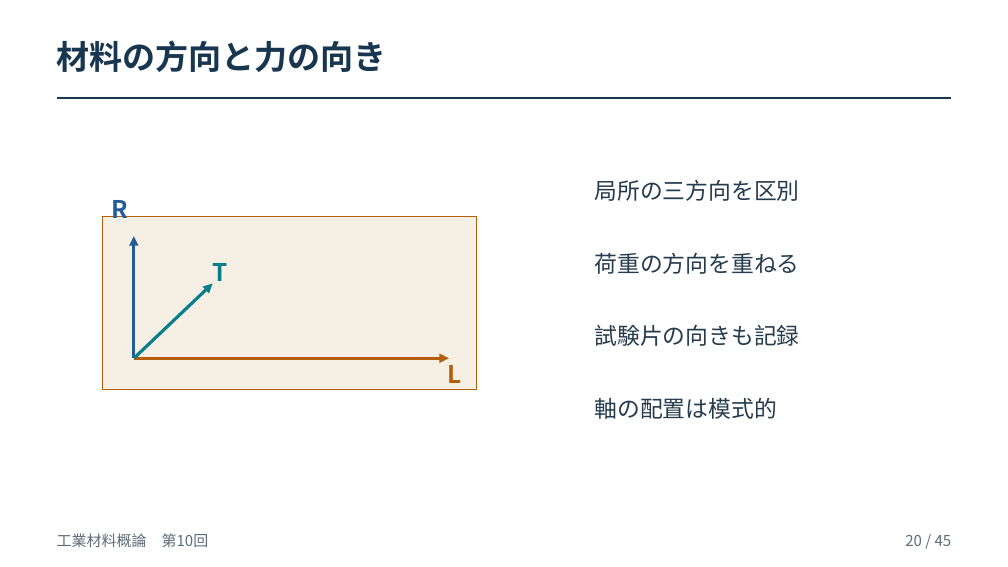
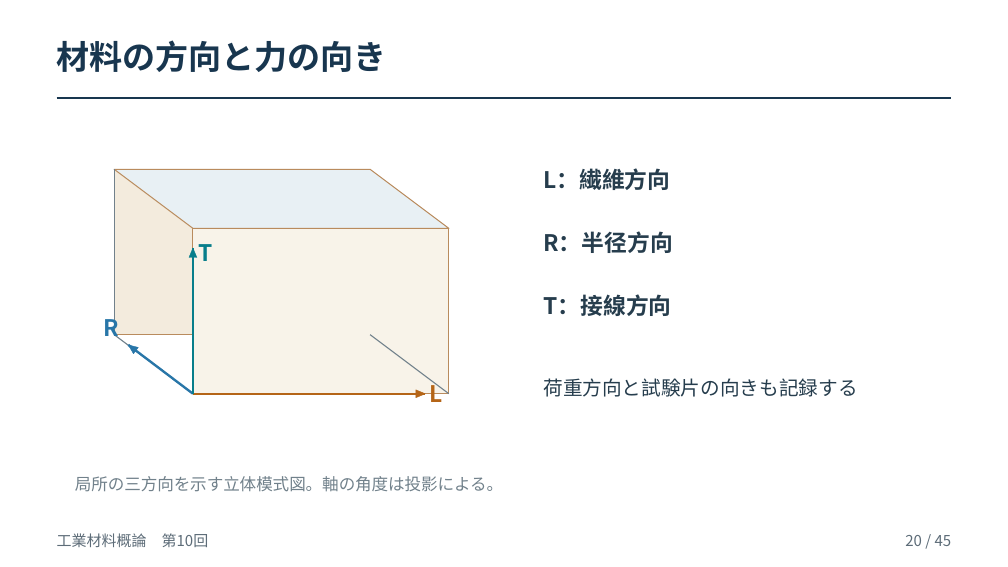
Before and after one commit to zooc-14calbp/industrial-materials-course, a slide deck: slide 20 of 学生用/第10回/10_授業スライド.pptx. Drawn at 1008x567 pixels with LibreOffice and Linux fonts; fonts in the diff are those of the drawing. Boxes give left, top, right and bottom in pixels: in the first picture for what was removed or moved away, otherwise in the second. Text is boxed around its words. In the diff, an @@ line names an element or a change of style, - is before the commit and + after.

```diff
--- a/学生用/第10回/10_授業スライド.pptx
+++ b/学生用/第10回/10_授業スライド.pptx
@@ freeform shape added at [114, 169, 371, 335], fill #F3EBDD, outline #B98B5D 0.98 pt @@
@@ freeform shape added at [114, 169, 449, 228], fill #E8F0F4, outline #B98B5D 0.98 pt @@
@@ freeform shape added at [114, 169, 115, 335], outline #71818B 1.05 pt @@
@@ text added at [543, 168, 670, 190], 21.8 pt, text #263D4D, bold @@
+L：繊維方向
@@ text removed at [595, 180, 800, 201] @@
-局所の三方向を区別
@@ rectangle removed at [102, 216, 476, 389] @@
@@ arrow removed from (134, 358) to (134, 236) @@
@@ freeform shape added at [193, 228, 449, 394], fill #F8F3E9, outline #B98B5D 0.98 pt @@
@@ text "T": place and size @@
-text "T" at [213, 263, 228, 281]
+text "T" at [198, 244, 212, 261]
@@ text "T" at [198, 244, 212, 261]: size 23.2 to 21.8 pt @@
@@ text added at [543, 231, 673, 253], 21.8 pt, text #263D4D, bold @@
+R：半径方向
@@ freeform shape added at [189, 248, 197, 257], fill #087E8B, outline #087E8B 0.38 pt @@
@@ freeform shape added at [193, 248, 194, 394], outline #087E8B 2.25 pt @@
@@ text removed at [595, 253, 800, 274] @@
-荷重の方向を重ねる
@@ arrow removed from (134, 358) to (212, 284) @@
@@ text added at [543, 294, 671, 316], 21.8 pt, text #263D4D, bold @@
+T：接線方向
@@ text "R": place and size @@
-text "R" at [112, 200, 129, 218]
+text "R" at [104, 313, 120, 340]
@@ text "R" at [104, 313, 120, 340]: size 23.2 to 21.8 pt, text colour #245C98 to #2876A8 @@
@@ freeform shape added at [114, 335, 193, 394], outline #71818B 1.05 pt @@
@@ freeform shape added at [129, 345, 193, 394], outline #2876A8 2.25 pt @@
@@ freeform shape added at [129, 345, 138, 354], fill #2876A8, outline #2876A8 0.38 pt @@
@@ arrow removed from (134, 358) to (449, 358) @@
@@ freeform shape added at [371, 335, 449, 394], outline #71818B 1.05 pt @@
@@ text "L": place and size @@
-text "L" at [447, 358, 461, 383]
+text "L" at [429, 379, 442, 402]
@@ text "L" at [429, 379, 442, 402]: size 23.2 to 21.8 pt, text colour #B55D09 to #B56517 @@
@@ text at [543, 378, 857, 397]: text changed; size 21.8 to 18.8 pt; text colour #253C4D to #263D4D @@
-試験片の向きも記録
+荷重方向と試験片の向きも記録する
@@ freeform shape added at [193, 394, 425, 395], outline #B56517 2.25 pt @@
@@ freeform shape added at [416, 390, 425, 398], fill #B56517, outline #B56517 0.38 pt @@
@@ text removed at [595, 398, 777, 419] @@
-軸の配置は模式的
@@ text added at [75, 476, 503, 492], 15.8 pt, text #71818B @@
+局所の三方向を示す立体模式図。軸の角度は投影による。
```
Also in this commit, not shown: 4 other slides changed, 11 other files.
